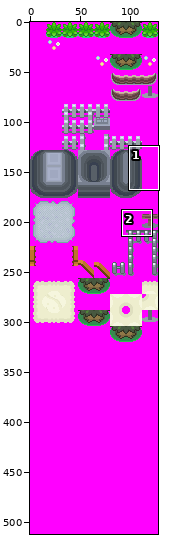
Sprite sheet, stored at tiles/outdoor_jubilife/middle.png. The picture above shows the old version from afar; the outline marks the close-up.
Close-up. As it was:
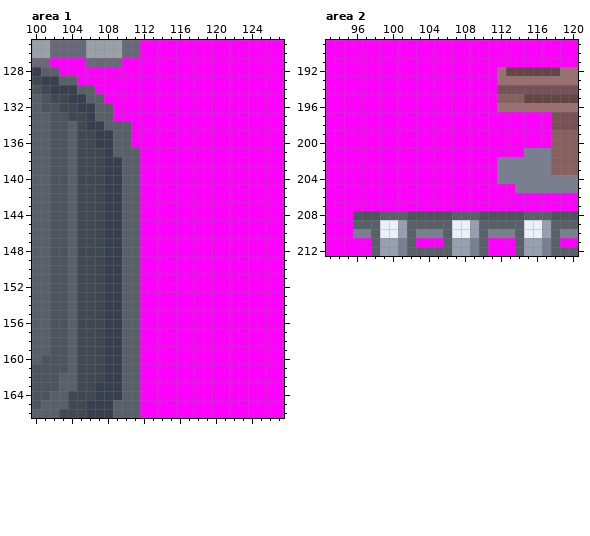
The file is 128x512 pixels. Shown: area 1: x 100..127, y 125..166; area 2: x 93..120, y 189..212.
After:
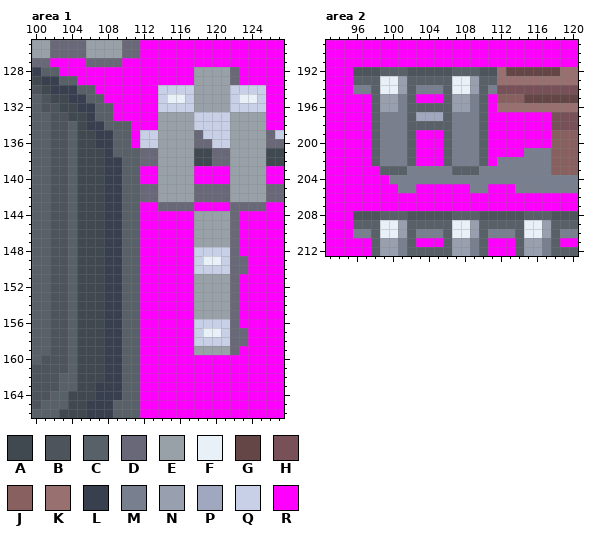
Palette (. is transparent): A #404850  B #4d545b  C #586068  D #686878  E #98a0a8  F #e8f0f8  G #654646  H #785058  J #886060  K #987070  L #384050  M #788090  N #98a0b0  P #a0a8c0  Q #c8d0e8  R #ff00ff
The edit:
--- area 1
@@ x 110..127 @@
 127 RRRRRRRRRRRRRRRRRR
-128 RRRRRRRRRRRRRRRRRR
-129 RRRRRRRRRRRRRRRRRR
-130 RRRRRRRRRRRRRRRRRR
-131 RRRRRRRRRRRRRRRRRR
-132 RRRRRRRRRRRRRRRRRR
-133 RRRRRRRRRRRRRRRRRR
-134 CRRRRRRRRRRRRRRRRR
-135 CRRRRRRRRRRRRRRRRR
-136 CRRRRRRRRRRRRRRRRR
-137 CCRRRRRRRRRRRRRRRR
-138 CCRRRRRRRRRRRRRRRR
-139 CCRRRRRRRRRRRRRRRR
-140 CCRRRRRRRRRRRRRRRR
-141 CCRRRRRRRRRRRRRRRR
-142 CCRRRRRRRRRRRRRRRR
-143 CCRRRRRRRRRRRRRRRR
-144 CCRRRRRRRRRRRRRRRR
-145 CCRRRRRRRRRRRRRRRR
-146 CCRRRRRRRRRRRRRRRR
-147 CCRRRRRRRRRRRRRRRR
-148 CCRRRRRRRRRRRRRRRR
-149 CCRRRRRRRRRRRRRRRR
-150 CCRRRRRRRRRRRRRRRR
-151 CCRRRRRRRRRRRRRRRR
-152 CCRRRRRRRRRRRRRRRR
-153 CCRRRRRRRRRRRRRRRR
-154 CCRRRRRRRRRRRRRRRR
-155 CCRRRRRRRRRRRRRRRR
-156 CCRRRRRRRRRRRRRRRR
-157 CCRRRRRRRRRRRRRRRR
-158 CCRRRRRRRRRRRRRRRR
-159 CCRRRRRRRRRRRRRRRR
+128 RRRRRRRREEEEDRRRRR
+129 RRRRRRRREEEEDRRRRR
+130 RRRRQQQQEEEEQQQQRR
+131 RRRRQFFQEEEEQFFQRR
+132 RRRRQQQQEEEEQQQQRR
+133 RRRREEEEQQQQEEEERR
+134 CRRREEEEQQQQEEEERR
+135 CRQQEEEEDQQQEEEEDQ
+136 CRQQEEEEDDQQEEEEDD
+137 CCDDEEEEAADDEEEEAA
+138 CCDDEEEEAADDEEEEAA
+139 CCRREEEERRRREEEERR
+140 CCRREEEERRRREEEERR
+141 CCDDEEEEDDDDEEEEDD
+142 CCDDEEEEDDDDEEEEDD
+143 CCRRDDDDRRRRDDDDRR
+144 CCRRRRRREEEEDRRRRR
+145 CCRRRRRREEEEDRRRRR
+146 CCRRRRRREEEEDRRRRR
+147 CCRRRRRREEEEDRRRRR
+148 CCRRRRRRQQQQDRRRRR
+149 CCRRRRRRQFFQDDRRRR
+150 CCRRRRRRQQQQDDRRRR
+151 CCRRRRRREEEEDRRRRR
+152 CCRRRRRREEEEDRRRRR
+153 CCRRRRRREEEEDRRRRR
+154 CCRRRRRREEEEDRRRRR
+155 CCRRRRRREEEEDRRRRR
+156 CCRRRRRRQQQQDRRRRR
+157 CCRRRRRRQFFQDDRRRR
+158 CCRRRRRRQQQQDDRRRR
+159 CCRRRRRREEEEDRRRRR
 160 CCRRRRRRRRRRRRRRRR
--- area 2
@@ x 93..120 @@
 191 RRRRRRRRRRRRRRRRRRRRRRRRRRRR
-192 RRRRRRRRRRRRRRRRRRRKGGGGGGKK
-193 RRRRRRRRRRRRRRRRRRRKKKKKKKKK
-194 RRRRRRRRRRRRRRRRRRRHHHHHHHHH
-195 RRRRRRRRRRRRRRRRRRRJJJGGGGGG
-196 RRRRRRRRRRRRRRRRRRRKKKKKKKKK
-197 RRRRRRRRRRRRRRRRRRRRRRRRRHHH
-198 RRRRRRRRRRRRRRRRRRRRRRRRRHHH
-199 RRRRRRRRRRRRRRRRRRRRRRRRRJJJ
-200 RRRRRRRRRRRRRRRRRRRRRRRRRJJJ
-201 RRRRRRRRRRRRRRRRRRRRRRMMMJJJ
-202 RRRRRRRRRRRRRRRRRRRMMMMMMJJJ
-203 RRRRRRRRRRRRRRRRRRRMMMMMMJJJ
-204 RRRRRRRRRRRRRRRRRRRMMMMMMMMM
-205 RRRRRRRRRRRRRRRRRRRRRMMMMMMM
+192 RRRBBBCCCBBBBBCCCBBKGGGGGGKK
+193 RRRCCCFFNCCCCCFFNCCKKKKKKKKK
+194 RRRMMCFFNCMMMCFFNCMHHHHHHHHH
+195 RRRRRCNNMCRRRCNNMCRJJJGGGGGG
+196 RRRRRCNNMCCCCCNNMCRKKKKKKKKK
+197 RRRRRCMMMCPPPCMMMCRRRRRRRHHH
+198 RRRRRCMMMCCCCCMMMCRRRRRRRHHH
+199 RRRRRCMMMCRRRCMMMCRRRRRRRJJJ
+200 RRRRRCMMMCRRRCMMMCRRRRRRRJJJ
+201 RRRRRCMMMCRRRCMMMCRRRRMMMJJJ
+202 RRRRRCMMMCRRRCMMMCRMMMMMMJJJ
+203 RRRRRRCCCMMMMMCCCMMMMMMMMJJJ
+204 RRRRRRRMMMMMMMMMMMMMMMMMMMMM
+205 RRRRRRRRMMRRRRRRMMRRRMMMMMMM
 206 RRRRRRRRRRRRRRRRRRRRRRRRRRRR
Changed places in both close-ups, as pixel boxes (x1, y1, x2, y2):
changed: (140, 67, 284, 355)
changed: (353, 67, 497, 193)
